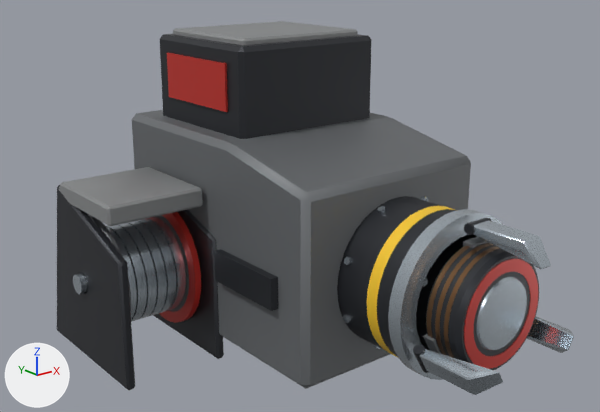
Before and after pictures for a commit that changed the FBX model Tools/ModelFactory/R4Movement940/R4M_MagneticGrapple/R4M_MagneticGrapple.fbx.
The view is the same before and after, from a camera (50 mm lens) standing at (-0.682, -0.919, 0.378) and looking at (-0.026, -0.098, 0.05). Lighting does not change. The marker at lower left points along +X, +Y and +Z. The picture after the commit comes second. Where no turn or scale is listed for an object, it has been applied to the vertices.

In view in the first picture: 'R4M_MagneticGrapple_Claw_1', 'R4M_MagneticGrapple_Claw_2', 'R4M_MagneticGrapple_Claw_3', 'R4M_MagneticGrapple_Head', 'R4M_MagneticGrapple_Housing', 'R4M_MagneticGrapple_Spool'.
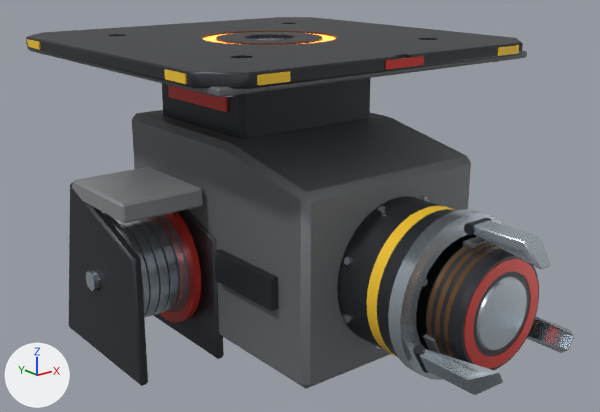
Diff of the bpy script that builds the scene:
```diff
--- a/Tools/ModelFactory/R4Movement940/R4M_MagneticGrapple/R4M_MagneticGrapple.fbx.py
+++ b/Tools/ModelFactory/R4Movement940/R4M_MagneticGrapple/R4M_MagneticGrapple.fbx.py
@@ me_r4m_magneticgrapple_housing @@
 # used by ob_r4m_magneticgrapple_housing; location = (0.0, 0.0, 0.0)
-me_r4m_magneticgrapple_housing.from_pydata(...)  # 850 vertices, 1692 faces; spans x -0.276..0.14, y -0.358..0.15, z -0.15..0.27
+me_r4m_magneticgrapple_housing.from_pydata(...)  # 1498 vertices, 2968 faces; spans x -0.258..0.256, y -0.358..0.256, z -0.15..0.26
+# me_r4m_magneticgrapple_housing part 2: a new loose piece, a 24-sided cylinder along z spanning x -0.0325..0.0325, y -0.0325..0.0325, z 0.2538..0.256, in mat_steel_light (light grey #c4ced7)
+# me_r4m_magneticgrapple_housing part 3: a new loose piece of 96 vertices spanning x -0.09..0.09, y -0.09..0.091, z 0.256..0.258, in mat_energy_hot (orange #ffa645, glowing orange #ff8127)
+# me_r4m_magneticgrapple_housing part 4: 11 vertices moved from x -0.11..0.11, y -0.09..0.11, z 0.256..0.262 to x -0.222..0.22, y -0.22..0.219, z 0.239..0.244; 23 vertices removed from x -0.104..0.11, y -0.084..0.11, z 0.256..0.27; 479 vertices added at x -0.256..0.256, y -0.256..0.256, z 0.237..0.26
+# me_r4m_magneticgrapple_housing part 5: 76 vertices moved from x -0.276..-0.264, y -0.07..0.149, z -0.15..0.085 to x -0.258..-0.246, y -0.07..0.149, z -0.15..0.085
+# other edits to the shape of me_r4m_magneticgrapple_housing do not show in these pictures
 me_r4m_magneticgrapple_housing.materials.append(mat_armor_gunmetal)
@@ me_r4m_magneticgrapple_spool @@
 # used by ob_r4m_magneticgrapple_spool; location = (0.0, 0.04, -0.04)
-me_r4m_magneticgrapple_spool.from_pydata(...)  # 1419 vertices, 2834 faces; spans x -0.284..-0.124, y -0.086..0.086, z -0.086..0.086
+me_r4m_magneticgrapple_spool.from_pydata(...)  # 1226 vertices, 2448 faces; spans x -0.266..-0.124, y -0.086..0.086, z -0.086..0.086
+# me_r4m_magneticgrapple_spool part 1: 56 vertices moved from x -0.246..-0.158, y -0.066..0.065, z -0.065..0.055 to x -0.238..-0.158, y -0.085..0.082, z -0.065..0.061; 1040 vertices removed from x -0.284..-0.158, y -0.085..0.085, z -0.085..0.085; 847 vertices added at x -0.266..-0.158, y -0.085..0.085, z -0.085..0.085
 me_r4m_magneticgrapple_spool.materials.append(mat_armor_dark)
```

Pixel boxes [x1, y1, x2, y2] of what changed, in the pictures (600 x 412 px; the box of a moved part takes in the faces that stretch with it):
'R4M_MagneticGrapple_Housing', reshaped (12% wider): before [57, 21, 503, 390]; after [26, 17, 527, 389]
'R4M_MagneticGrapple_Spool', reshaped (10% narrower): before [73, 212, 201, 323]; after [86, 212, 201, 323]
part 1 of me_r4m_magneticgrapple_spool, moved or reshaped: before [73, 215, 189, 322]; after [86, 213, 189, 318]
part 2 of me_r4m_magneticgrapple_housing, added: after [251, 38, 289, 40]
part 3 of me_r4m_magneticgrapple_housing, added: after [203, 33, 336, 44]
part 4 of me_r4m_magneticgrapple_housing, built on: before [160, 21, 372, 139]; after [26, 17, 527, 139]
part 5 of me_r4m_magneticgrapple_housing, moved or reshaped: before [57, 167, 202, 390]; after [69, 167, 202, 386]
